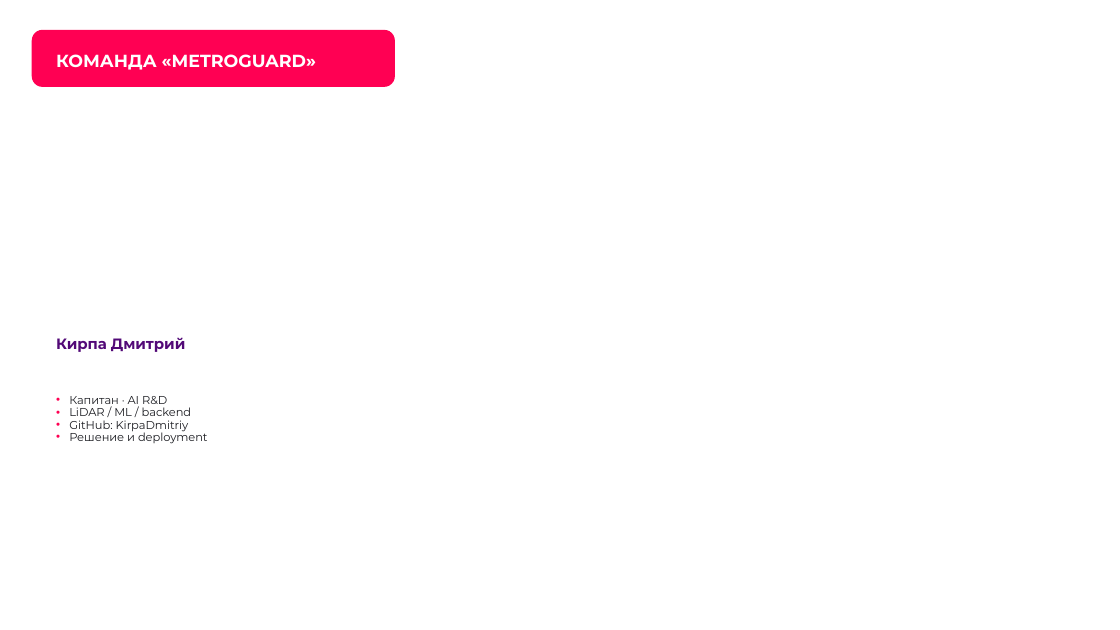
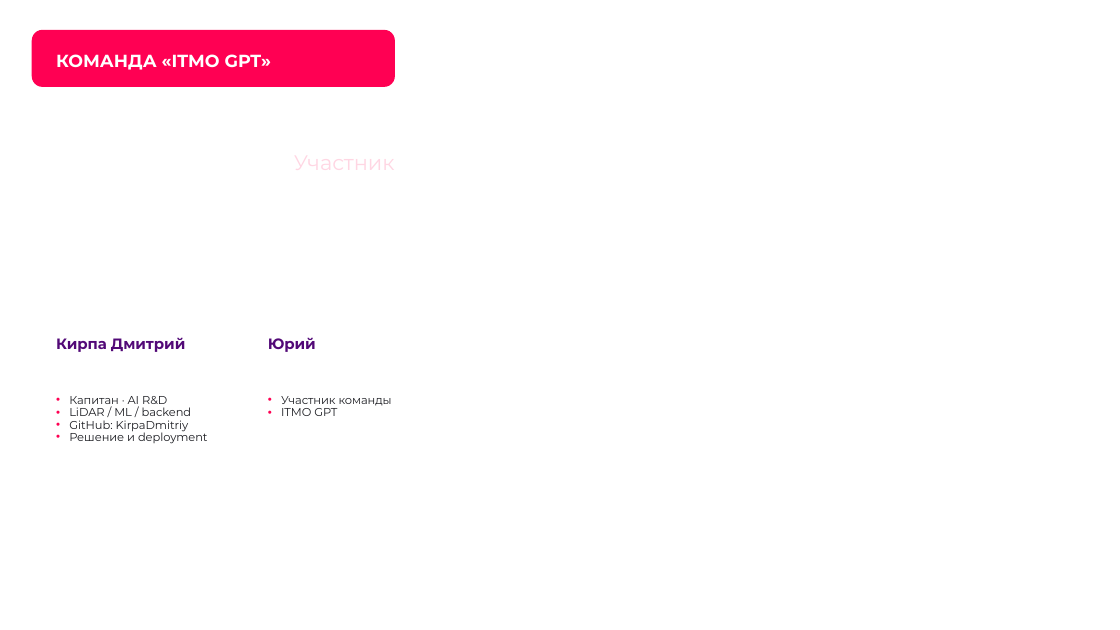
Before and after one commit to KirpaDmitriy/metroguard-lct2026, a slide deck: slide 3 of presentation/MetroGuard_LCT2026_Submission.pptx. Drawn at 1120x630 pixels with LibreOffice and Linux fonts; fonts in the diff are those of the drawing; background and template pictures are left out. Boxes give left, top, right and bottom in pixels: in the first picture for what was removed or moved away, otherwise in the second. Text is boxed around its words. In the diff, an @@ line names an element or a change of style, - is before the commit and + after.

```diff
--- a/presentation/MetroGuard_LCT2026_Submission.pptx
+++ b/presentation/MetroGuard_LCT2026_Submission.pptx
@@ title at bbox=[56, 54, 272, 70]: text changed @@
-КОМАНДА «METROGUARD»
+КОМАНДА «ITMO GPT»
@@ text added at bbox=[244, 139, 445, 584], 18 pt, text #FFD6E3 @@
+Участник
@@ text added at bbox=[268, 337, 316, 352], 12.8 pt, text #520977, bold @@
+Юрий
@@ text added at bbox=[281, 396, 392, 416], 9.8 pt, text #1C1D22 @@
+• Участник команды
+• ITMO GPT
```
Also in this commit, not shown: 1 other slide changed, 2 other files.
